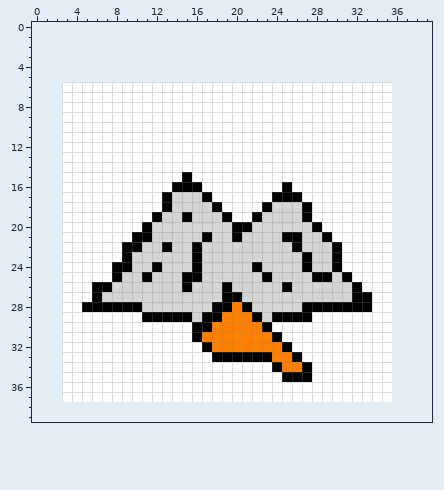
Pixel-art sprite, stored at images/inventory_(temporary storage).png. The first picture shows the starting point.
The file is 33x32 pixels. Colours within 5 levels of each other are drawn and written as one. The old version is drawn lined up with the new one, on the new canvas.
Now the later version:
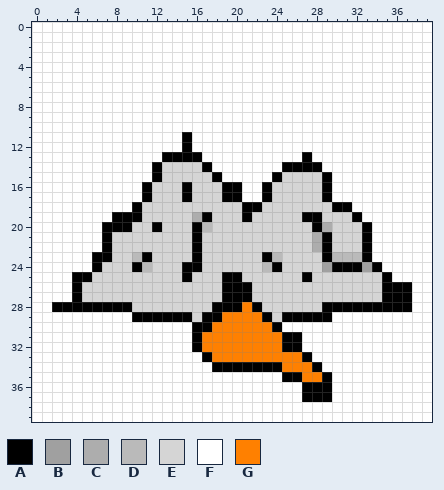
Palette (. is transparent): A #000000  B #a0a0a0  C #adadad  D #bababa  E #d5d5d5  F #ffffff  G #ff8000
The exact change:
canvas 33x32 -> 40x40, the old top-left corner now at 3,6
y 0..5: x 0..39 ........................................ -> FFFFFFFFFFFFFFFFFFFFFFFFFFFFFFFFFFFFFFFF
y 6..10: x 0..2 ... -> FFF; x 36..39 .... -> FFFF
y 11..12: x 0..2 ... -> FFF; x 15 F -> A; x 36..39 .... -> FFFF
y 13: x 0..2 ... -> FFF; x 13..16 FFFF -> AAAA; x 27 F -> A; x 36..39 .... -> FFFF
y 14: x 0..2 ... -> FFF; x 12..17 FFFFFF -> AEEEEA; x 25..28 FFFF -> AAAA; x 36..39 .... -> FFFF
y 15: x 0..2 ... -> FFF; x 12..18 FFFAFFF -> AEEEEEA; x 24..29 FFFFFF -> AEEEEA; x 36..39 .... -> FFFF
y 16: x 0..2 ... -> FFF; x 11..14 FFFA -> AEEE; x 16..20 AFFFF -> EEEAA; x 23..29 FFAFFFF -> AEEEEEA; x 36..39 .... -> FFFF
y 17: x 0..2 ... -> FFF; x 11..13 FFA -> AEE; x 15 E -> A; x 17..20 AFFF -> EEAA; x 23..29 FAAAFFF -> AEEEEEA; x 36..39 .... -> FFFF
y 18: x 0..2 ... -> FFF; x 10..13 FFFA -> AEEE; x 18..23 AFFFFA -> EEEAAE; x 27..31 AFFFF -> EEEAA; x 36..39 .... -> FFFF
y 19: x 0..2 ... -> FFF; x 8..12 FFFFA -> AAAEE; x 15..17 AEE -> ECA; x 19..22 AFFA -> EEAE; x 28..32 FFFFF -> AEEEA; x 36..39 .... -> FFFF
y 20: x 0..2 ... -> FFF; x 7..12 FFFFAE -> AAAEEA; x 16..17 EE -> AD; x 20..21 AA -> EE; x 29..33 FFFFF -> CEEEA; x 36..39 .... -> FFFF
y 21: x 0..2 ... -> FFF; x 7..11 FFFAA -> AEEEE; x 16..17 EA -> AE; x 20 A -> E; x 25..26 AA -> EE; x 28 E -> C; x 30..33 FFFF -> EEEA; x 36..39 .... -> FFFF
y 22: x 0..2 ... -> FFF; x 7..10 FFAA -> AEEE; x 13 A -> E; x 26 A -> E; x 28..33 EEAFFF -> CAEEEA; x 36..39 .... -> FFFF
y 23: x 0..2 ... -> FFF; x 6..11 FFFAEE -> AAEEDA; x 23..24 EE -> AD; x 27 A -> E; x 29..33 EAFFF -> ADDDA; x 36..39 .... -> FFFF
y 24: x 0..2 ... -> FFF; x 6..12 FFAAEEA -> AEEEADE; x 15 E -> A; x 22..24 AEE -> EDA; x 27 A -> E; x 29 E -> B; x 31..34 FFFF -> AABA; x 36..39 .... -> FFFF
y 25: x 0..2 ... -> FFF; x 4..8 FFFFA -> AAEEE; x 11 A -> E; x 16 A -> E; x 19..20 EE -> AA; x 23 A -> E; x 27..29 EAA -> AEE; x 31..39 AFFFF.... -> EEEEAFFFF
y 26: x 0..2 ... -> FFF; x 4..7 FFAA -> AEEE; x 15 A -> E; x 20..21 EE -> AA; x 25 A -> E; x 32..39 AFFF.... -> EEEAAAFF
y 27: x 0..2 ... -> FFF; x 4..6 FFA -> AEE; x 21 E -> A; x 32..39 AAFF.... -> EEEAAAFF
y 28: x 0..4 ...FF -> FFAAA; x 10 A -> E; x 20..22 GAE -> AGA; x 27..28 AA -> EE; x 34..39 FF.... -> AAAAFF
y 29: x 0..2 ... -> FFF; x 10 F -> A; x 22..24 AEA -> GAE; x 28..29 FF -> AA; x 36..39 .... -> FFFF
y 30: x 0..2 ... -> FFF; x 23..24 AF -> GA; x 36..39 .... -> FFFF
y 31: x 0..2 ... -> FFF; x 24..26 AFF -> GAA; x 36..39 .... -> FFFF
y 32: x 0..2 ... -> FFF; x 16..17 FA -> AG; x 26 F -> A; x 36..39 .... -> FFFF
y 33: x 0..2 ... -> FFF; x 17..23 FAAAAAA -> AGGGGGG; x 26..27 AF -> GA; x 36..39 .... -> FFFF
y 34: x 0..2 ... -> FFF; x 18..23 FFFFFF -> AAAAAA; x 27..28 AF -> GA; x 36..39 .... -> FFFF
y 35: x 0..2 ... -> FFF; x 27..29 AFF -> GGA; x 36..39 .... -> FFFF
y 36..37: x 0..2 ... -> FFF; x 27..29 FFF -> AAA; x 36..39 .... -> FFFF
y 38..39: x 0..39 ........................................ -> FFFFFFFFFFFFFFFFFFFFFFFFFFFFFFFFFFFFFFFF
Changed places in both pictures, as pixel boxes (x1, y1, x2, y2):
changed: (32, 22, 432, 422)
